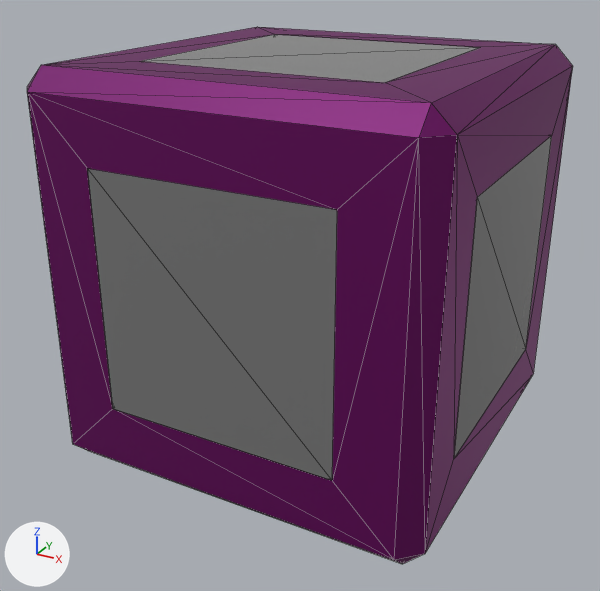
Two versions of the glTF model app/assets/models/stone-09.glb, one commit apart.
Both versions are drawn from a 50 mm lens placed at (0.945, -1.814, 0.769), pointed at (-0.018, -0.063, -0.106). Lighting does not change. The marker at lower left points along +X, +Y and +Z. Mesh edges are drawn as thin lines. Where no turn or scale is listed for an object, it has been applied to the vertices.

Before the edit, the objects in view are built like this:
```python
mat_m_magnet = principled_material('m.magnet')
mat_m_magnet.base_color = (0.2, 0.2, 0.2)  # grey #7c7c7c
mat_m_magnet.metallic = 0.1
mat_m_magnet.roughness = 0.1
me_cube_001 = bpy.data.meshes.new('Cube.001')
me_cube_001.from_pydata(...)  # 56 vertices, 128 faces; spans x -0.5..0.5, y -0.5..0.5, z -0.5..0.5
me_cube_001.materials.append(mat_m_base)  # dark purple #6f0067
me_cube_002 = bpy.data.meshes.new('Cube.002')
me_cube_002.from_pydata(...)  # a box spanning x -0.5..0.5, y -0.3..0.3, z -0.3..0.3
me_cube_002.materials.append(mat_m_magnet)  # grey #7c7c7c
me_cube_003 = bpy.data.meshes.new('Cube.003')
me_cube_003.from_pydata(...)  # a box spanning x -0.3..0.3, y -0.5..0.5, z -0.3..0.3
me_cube_003.materials.append(mat_m_magnet)  # grey #7c7c7c
me_cube_004 = bpy.data.meshes.new('Cube.004')
me_cube_004.from_pydata(...)  # a box spanning x -0.3..0.3, y -0.3..0.3, z -0.5..0.5
me_cube_004.materials.append(mat_m_magnet)  # grey #7c7c7c
ob_m_base = bpy.data.objects.new('m.base', me_cube_001)
ob_m_base.location = (0.0, 0.0, 0.0)
ob_x_cube = bpy.data.objects.new('x-Cube', me_cube_002)
ob_x_cube.location = (0.0, 0.0, 0.0)
ob_y_cube = bpy.data.objects.new('y-Cube', me_cube_003)
ob_y_cube.location = (0.0, 0.0, 0.0)
ob_z_cube = bpy.data.objects.new('z-Cube', me_cube_004)
ob_z_cube.location = (0.0, 0.0, 0.0)
```
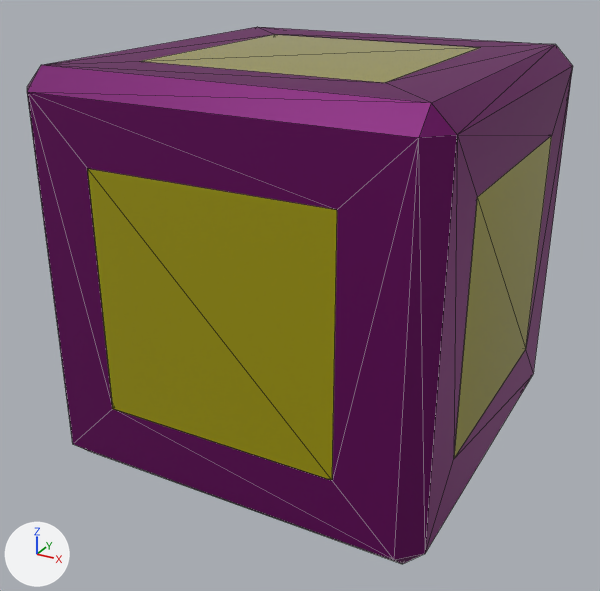
Edits to the bpy script that builds the scene:
```text
Change mat_m_magnet:
    mat_m_magnet.base_color: (0.2, 0.2, 0.2) -> (0.362, 0.323, 0.000755)  # grey #7c7c7c -> yellow #a29a02
```

Pixel boxes (x1, y1, x2, y2) of what changed, in the pictures (600 x 591 px):
'y-Cube', recoloured (grey to yellow): (87, 169, 337, 480) in both
'x-Cube', recoloured (grey to yellow): (454, 136, 552, 457) in both
'z-Cube', recoloured (grey to yellow): (143, 34, 477, 83) in both
